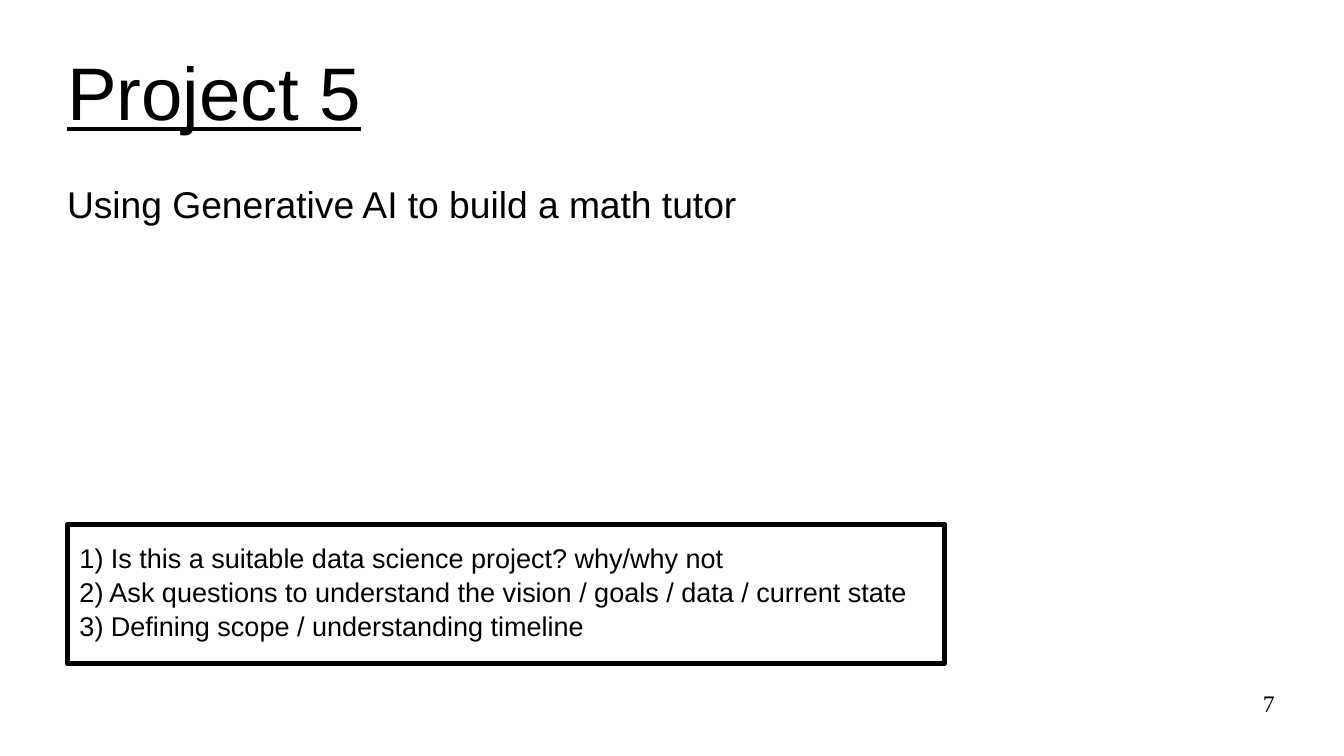
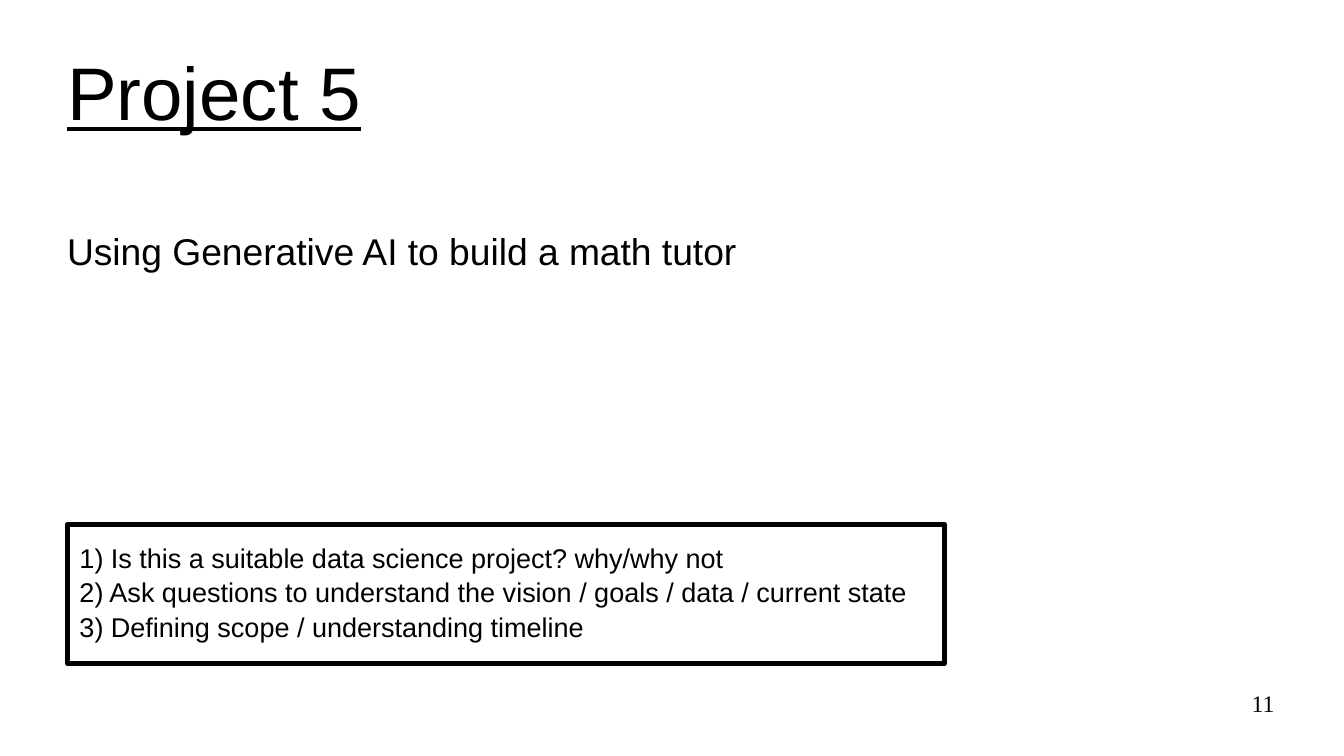
Before and after one commit to UVADS/ds6011, a slide deck: slide 11 of 02_project_discovery.ppt (slide 7 before the commit). Drawn at 1344x756 pixels with LibreOffice and Linux fonts; fonts in the diff are those of the drawing. Boxes give left, top, right and bottom in pixels: in the first picture for what was removed or moved away, otherwise in the second. Text is boxed around its words. In the diff, an @@ line names an element or a change of style, - is before the commit and + after.

```diff
--- a/02_project_discovery.ppt
+++ b/02_project_discovery.ppt
@@ subtitle "Using Generative AI to build ...": place and size @@
-subtitle "Using Generative AI to build ..." at box(67, 191, 736, 226)
+subtitle "Using Generative AI to build ..." at box(67, 238, 736, 273)
@@ page number at box(1252, 696, 1275, 712): text changed @@
-7
+11
```
Also in this commit, not shown: 3 other slides changed, 6 slides added.
